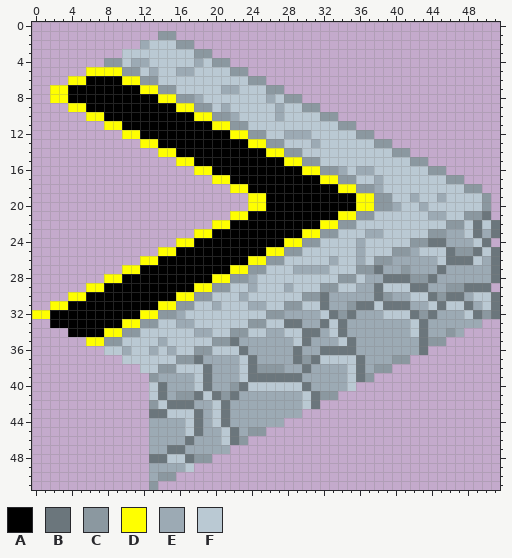
A pixel-art file gets an edit: Assets/Sprites/Environment/Base/.BaseFrontLeftCorner.aseprite. Above: the version before the commit.
52x52 pixels, 1 frame. Colours within 5 levels of each other are drawn and written as one.
Palette (. is transparent): A #000000  B #6b767c  C #8b98a0  D #ffff00  E #9caab4  F #bac9d3
Pixels before (only the part around the change), first column x 0:
21 ......................DDAAAAAAAAAADDCCFFFFFFEEFFCCB.
22 ....................DDAAAAAAAAAADDCCFFFFFFFFFFCCFBFB
23 ..................DDAAAAAAAAAADDCCFFFEEFFFFFCCEEFBEB
24 ................DDAAAAAAAAAADDCCFFFFEFFFFFCCBBEEEFB.
25 ..............DDAAAAAAAAAADDCCFFFFFFEFFFCCEFFFBCCBFB
26 ............DDAAAAAAAAAADDCCFFFFFEFFEFCCEEEEEFBBBFEB
27 ..........DDAAAAAAAAAADDCCFFFEEEEFFFCCBEECEEEBEEEEEB
28 ........DDAAAAAAAAAADDCCEFFFFFFFFFCCFEEBBBCCBEEEEEEB
29 ......DDAAAAAAAAAADDCCFFEFFFEFFFCCFFEEBFFFBBEECCBBB.
30 ....DDAAAAAAAAAADDCCFFFEFFFFFFCCBEEEEEBCEEFFBCBBEFFB
31 ..DDAAAAAAAAAADDCCFFEFFFEEFFCCFFBEECBBFBBBEEFBFFBEFB
32 DDAAAAAAAAAADDCCEFFFFFFFFFCCEEEEFBCBEEEFFFBCBEEEFBCB
33 ..AAAAAAAADDCCFFEEFFFFFFCCFFBBEEBFBEEEEEEEFBEEEEEE..
34 ....AAAADDCCFFFFFFEEFFCCFFEEFFBBEFBEEEEEEEFBEECE....
35 ......DDCCFFFFEFFFFFCCBEEEEEEFBEEEFBEEEEEEEBCC......
36 ........FFEFFEFEFFCCFFFBEEEEEBEEBBBBEEEEEEEB........
37 ..........FFFFFFCCBEEEEFBEEEEBCBFFFFBEEECC..........
38 ............FFCCFFFBEEEFBCCCEEBEEEEFBECC............
39 .............CEEEEFBEEEFBBBBBBEEEEEFBC..............
40 .............FBEEEFBEECBFFFFFFBEEEEF................
41 .............FBECCBFBCBEEEEEEEFBCC..................
42 .............CFBBBEEFBEEEEEEEEFB....................
43 .............BBFFFBEFBEEEEEEEE......................
44 .............EEEEFBEFBEEEEEE........................
45 .............EEEEFBEEFBECC..........................
46 .............EEEEBEEEFBC............................
47 .............EEBBEEEEE..............................
48 .............BBFFBCC................................
49 .............EEEEF..................................
50 .............ECC....................................
51 .............C......................................
And afterwards:
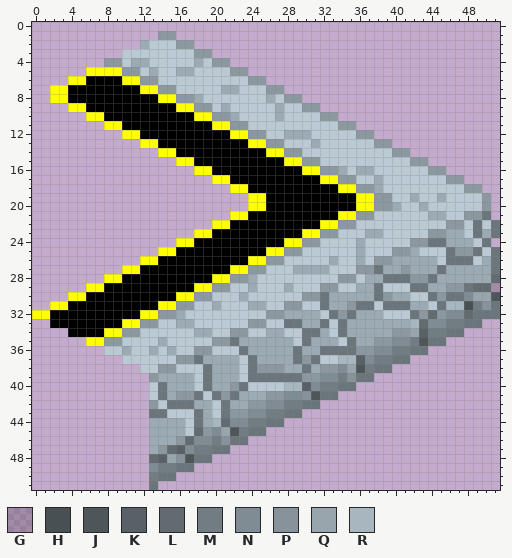
Colours new in this view: G #0000002e  H #495054  J #4e565a  K #586166  L #616b70  M #727c83  N #808c94  P #87929a  Q #99a5ad  R #a8b6bf
Changes in this commit:
The edit turns colour C into colour B in row 32 at x 50; in row 34 at x 46; in row 35 at x 44 to 45; in row 37 at x 40 to 41; in row 38 at x 38 to 39; in row 39 at x 37.
The edit turns colour C into colour B in row 41 at x 32 to 33; in row 45 at x 24 to 25; in row 46 at x 23; in row 48 at x 18 to 19; in row 50 at x 14 to 15; in row 51 at x 13.
The edit turns colour E into colour B in row 33 at x 48 to 49; in row 34 at x 47; in row 36 at x 42; in row 40 at x 34; in row 43 at x 28 to 29; in row 44 at x 26 to 27.
The edit turns colour E into colour B in row 47 at x 20 to 21; in row 49 at x 16.
The edit turns colour F into colour B in row 40 at x 35; in row 42 at x 30; in row 49 at x 17.
The edit turns colour E into colour C in row 32 at x 45; in row 34 at x 40 to 41; in row 35 at x 38 to 39; in row 36 at x 36 to 37; in row 38 at x 32 to 33; in row 39 at x 30 to 31.
The edit turns colour E into colour C in row 41 at x 26 to 27; in row 42 at x 24 to 25; in row 43 at x 22 to 23; in row 45 at x 19; in row 46 at x 16; in row 47 at x 14.
There is now colour G in row 29 at x 51.
The edit turns colour B into colour H in row 31 at x 48.
The edit turns colour B into colour J in row 30 at x 51; in row 35 at x 43; in row 38 at x 36; in row 41 at x 31; in row 45 at x 22; in row 48 at x 17.
The edit turns colour B into colour K in row 34 at x 43; in row 37 at x 36; in row 40 at x 30; in row 47 at x 16; in row 48 at x 14.
The edit turns colour B into colour L in row 28 at x 51; in row 29 at x 49 to 50; in row 32 at x 44; in row 33 at x 43; in row 44 at x 21; in row 45 at x 18.
The edit turns colour B into colour L in row 46 at x 17; in row 47 at x 15; in row 48 at x 13.
The edit turns colour F into colour L in row 32 at x 48.
The edit turns colour E into colour M in row 31 at x 49; in row 33 at x 46 to 47; in row 34 at x 44 to 45; in row 35 at x 42; in row 36 at x 40 to 41; in row 37 at x 38 to 39.
The edit turns colour E into colour M in row 38 at x 37; in row 39 at x 34; in row 40 at x 32 to 33; in row 42 at x 28 to 29; in row 43 at x 26 to 27; in row 44 at x 24 to 25.
The edit turns colour E into colour M in row 45 at x 23; in row 46 at x 20; in row 47 at x 18 to 19; in row 49 at x 14 to 15; in row 50 at x 13.
The edit turns colour E into colour N in row 30 at x 48; in row 32 at x 46 to 47; in row 33 at x 44 to 45; in row 35 at x 40 to 41; in row 36 at x 38 to 39; in row 37 at x 37.
The edit turns colour E into colour N in row 38 at x 34; in row 39 at x 32 to 33; in row 40 at x 31; in row 41 at x 28 to 29; in row 42 at x 26 to 27; in row 43 at x 24 to 25.
The edit turns colour E into colour N in row 44 at x 22 to 23; in row 45 at x 20; in row 46 at x 18 to 19; in row 47 at x 17; in row 49 at x 13.
The edit turns colour F into colour P in row 31 at x 50; in row 39 at x 35; in row 41 at x 30; in row 46 at x 21; in row 48 at x 16.
The edit turns colour F into colour Q in row 30 at x 49 to 50; in row 34 at x 42; in row 38 at x 35; in row 45 at x 21; in row 48 at x 15.
The edit turns colour F into colour R in row 31 at x 46 to 47; in row 33 at x 42; in row 37 at x 34 to 35; in row 40 at x 28 to 29; in row 44 at x 20.
